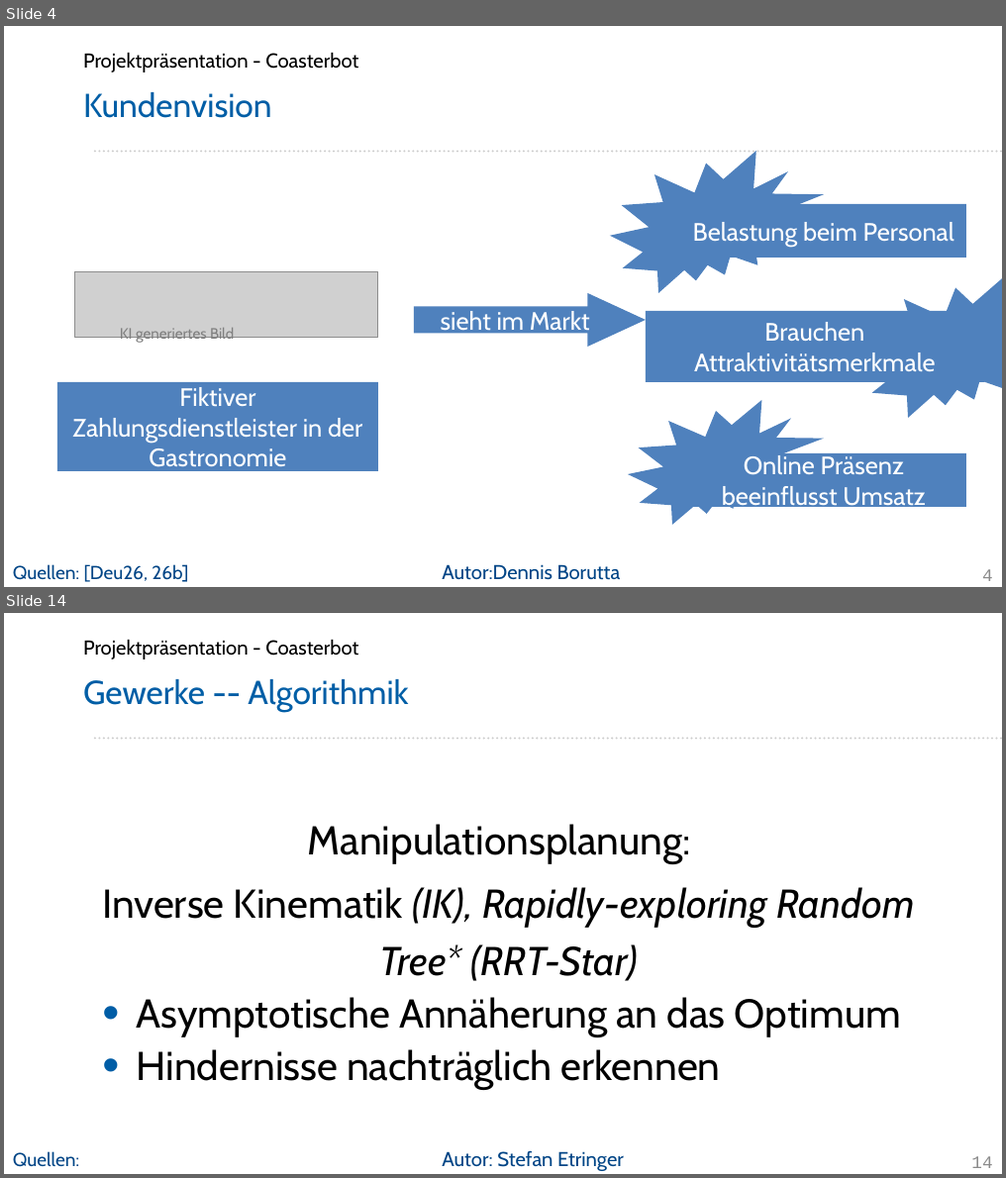
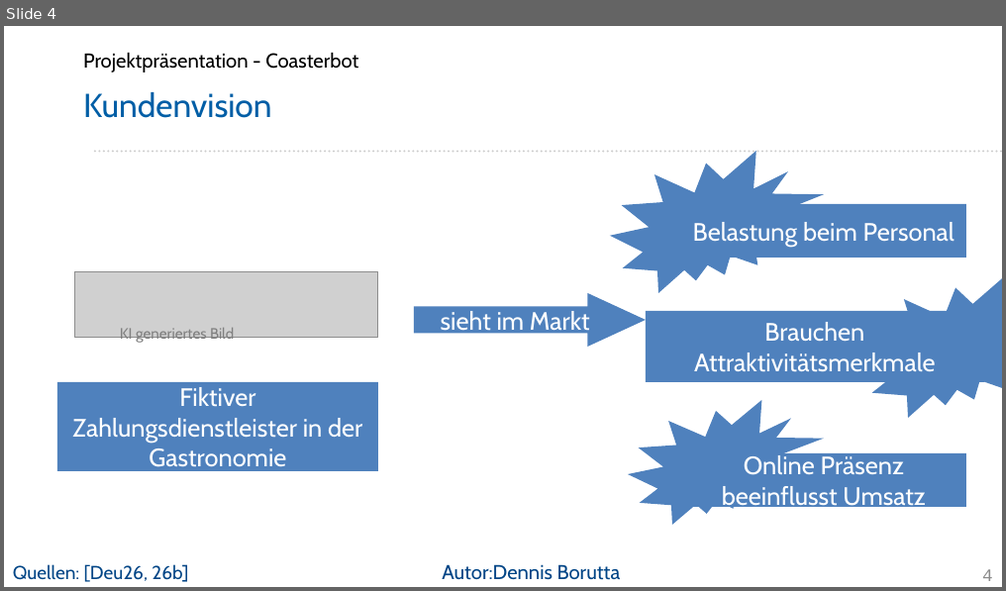
Before and after one commit to Project-CoasterBot/coasterbot, a slide deck: M6_Projekträsentation/se_Projektpräsentation_Coasterbot.odp. Shown one above the other, each under a label of ours: slides 4 and 14 before the commit, slide 4 after it; the slides between them are not shown. The pictures are 1006x1178 and 1006x591 pixels, drawn with LibreOffice and Linux fonts; fonts in the diff are those of the drawing; grey boxes stand for pictures; background and template pictures are left out. Boxes give left, top, right and bottom in pixels: in the first picture for what was removed or moved away, otherwise in the second. Text is boxed around its words. In the diff, an @@ line names an element or a change of style, - is before the commit and + after.

```diff
--- a/M6_Projekträsentation/se_Projektpräsentation_Coasterbot.odp
+++ b/M6_Projekträsentation/se_Projektpräsentation_Coasterbot.odp
@@ slide 14 removed at box(4, 613, 1002, 1174), background #FFFFFF; not listed: 1 template element that a slide beside it also shows @@
@@ text removed at box(83, 639, 358, 660) @@
-Projektpräsentation - Coasterbot
@@ title removed at box(83, 679, 408, 712) @@
-Gewerke -- Algorithmik
@@ text removed at box(102, 824, 915, 1089) @@
-Manipulationsplanung:
-Inverse Kinematik (IK), Rapidly-exploring Random Tree* (RRT-Star)
-• Asymptotische Annäherung an das Optimum
-• Hindernisse nachträglich erkennen
@@ text removed at box(13, 1152, 79, 1167) @@
-Quellen:
@@ text removed at box(442, 1151, 624, 1171) @@
-Autor: Stefan Etringer
@@ page number removed at box(971, 1157, 992, 1168) @@
-14
```
Also in this commit, not shown: 11 slides changed, 2 slides added, 4 other slides removed.
